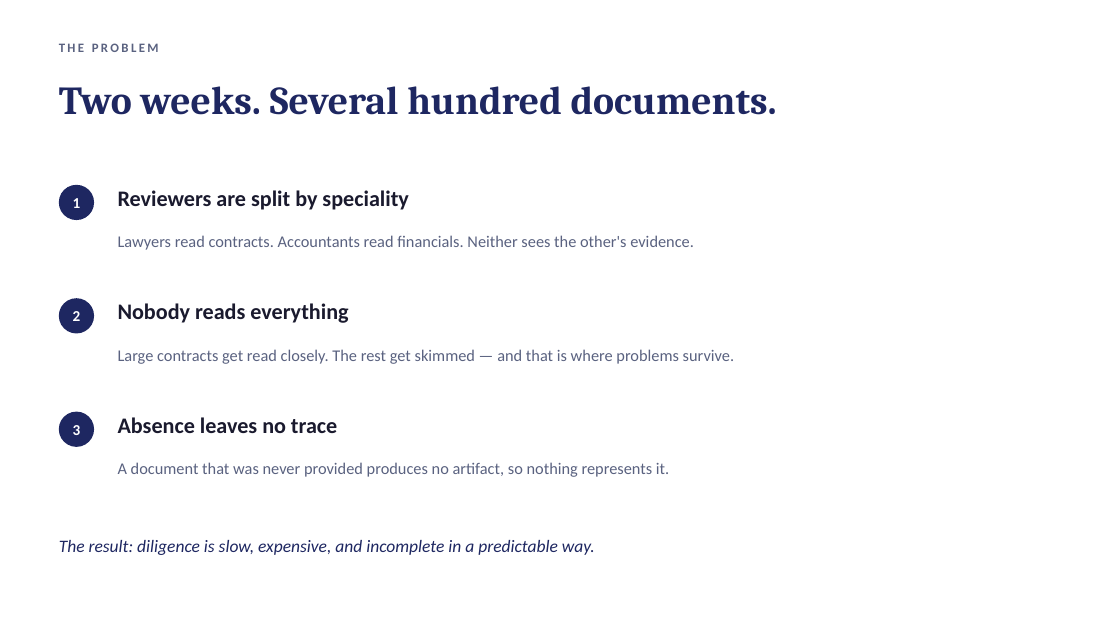
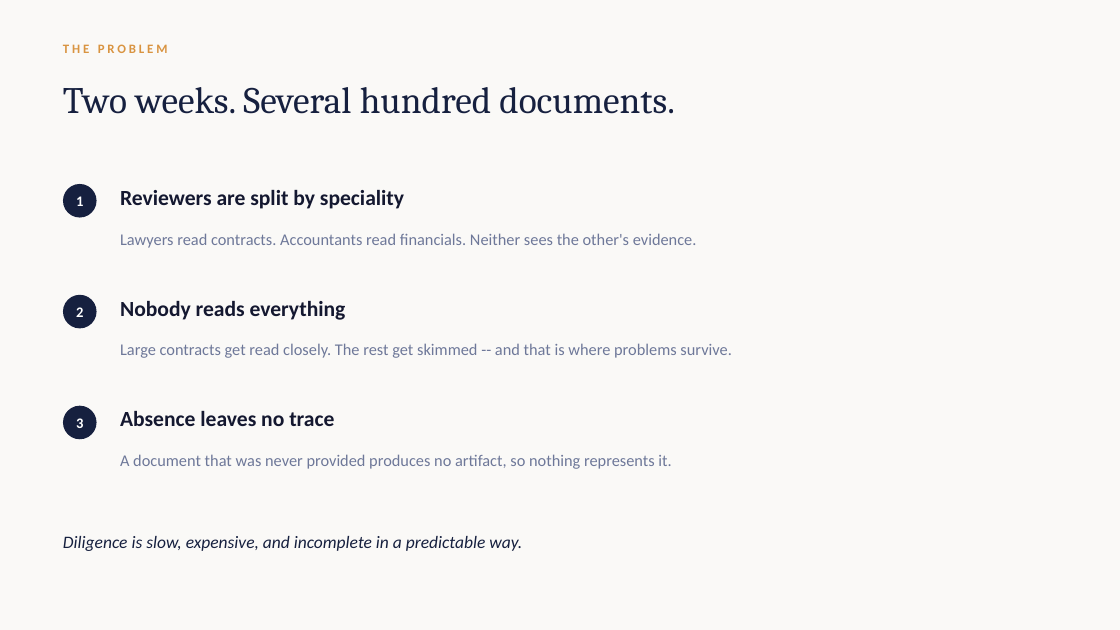
Before and after one commit to harnoorcodes/loupe, a slide deck: slide 2 of docs/loupe-presentation.pptx. Drawn at 1120x630 pixels with LibreOffice and Linux fonts; fonts in the diff are those of the drawing. Boxes give left, top, right and bottom in pixels: in the first picture for what was removed or moved away, otherwise in the second. Text is boxed around its words. In the diff, an @@ line names an element or a change of style, - is before the commit and + after.

Commit message:
Documentation, evaluation, and presentation updated to measured results
- Recall 7/15 (47%), noise 1/9, from a cached reproducible run
- Reference-driven gap detection: catches a document the corpus asserts
  exists by name and date but does not contain
- Ablation regenerated: pair detector -3 defects, critic trades 2 defects
  for 7 false positives, tension detector contributes nothing
- Run-to-run variance documented rather than smoothed over
- Interface screenshots, rebuilt 12-slide deck, revised demo script
- FastAPI dependency defaults exempted from B008

```diff
--- a/docs/loupe-presentation.pptx
+++ b/docs/loupe-presentation.pptx
@@ background #FFFFFF to #FAF9F7 @@
@@ text "THE PROBLEM" at (63,44,168,53): text colour #5A6280 to #D99441, letter spacing 2 to 2.4 pt @@
@@ text "Two weeks. Several hundred documents." at (63,87,675,114): size 34 to 32 pt, text colour #1E2761 to #16203F, bold off @@
@@ ellipse: place and size @@
-ellipse at (59,185,94,220)
+ellipse at (63,184,97,218)
@@ text "Lawyers read contracts. Accountants read ..." at (120,233,697,248): text colour #5A6280 to #6E7899 @@
@@ ellipse: place and size @@
-ellipse at (59,298,94,334)
+ellipse at (63,295,97,329)
@@ text at (120,343,731,358): text changed; text colour #5A6280 to #6E7899 @@
-Large contracts get read closely. The rest get skimmed — and that is where problems survive.
+Large contracts get read closely. The rest get skimmed -- and that is where problems survive.
@@ size 13 to 12.5 pt in 3 elements at (76,196,83,206), (76,307,83,317), (76,418,83,428) @@
@@ fill #1E2761 to #16203F in 3 elements at (63,184,97,218), (63,295,97,329), (63,406,97,439) @@
@@ ellipse: place and size @@
-ellipse at (59,412,94,447)
+ellipse at (63,406,97,439)
@@ size 19 to 18.5 pt, text colour #1A1A2E to #141830 in 3 elements at (120,190,404,209), (120,301,346,320), (120,411,334,426) @@
@@ text "A document that was never ..." at (120,454,671,469): text colour #5A6280 to #6E7899 @@
@@ text "A document that was never ...": place and size @@
-text "A document that was never ..." at (118,462,669,477)
+text "A document that was never ..." at (120,454,671,469)
@@ text at (63,536,522,551): text changed; text colour #1E2761 to #16203F @@
-The result: diligence is slow, expensive, and incomplete in a predictable way.
+Diligence is slow, expensive, and incomplete in a predictable way.
```
Also in this commit, not shown: 8 other slides changed, 3 slides added, 3 slides removed, 18 other files.
